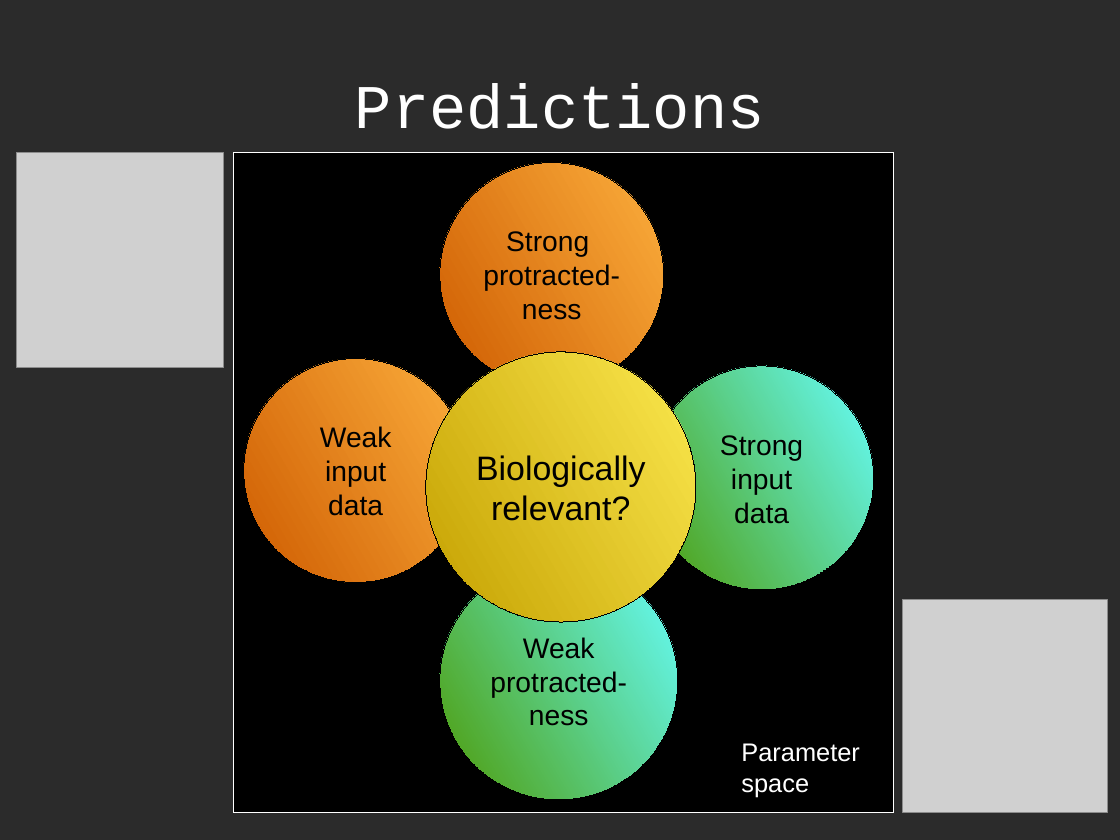
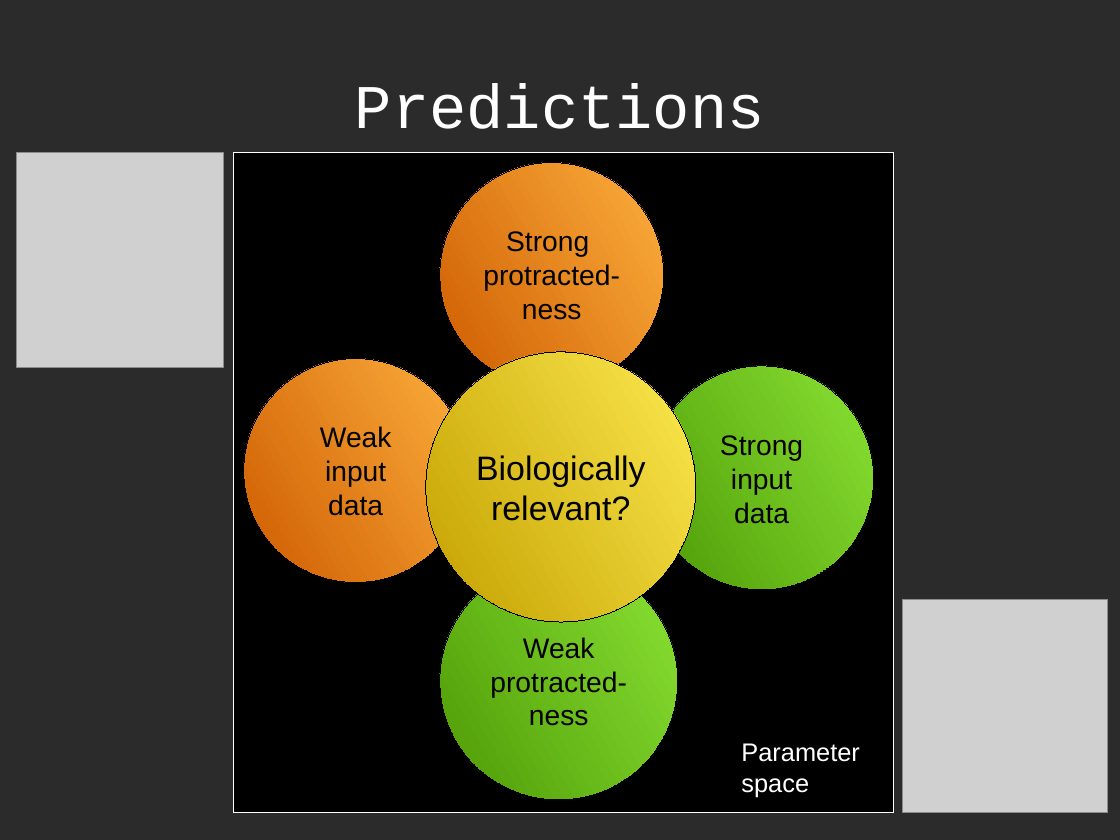
Before and after one commit to richelbilderbeek/Science, a slide deck: slide 14 of Bilderbeek20170213TresMeeting/20170213TresMeeting.odp (slide 13 before the commit). Drawn at 1120x840 pixels with LibreOffice and Linux fonts; fonts in the diff are those of the drawing; grey boxes stand for pictures; background and template pictures are left out; a plain dark background stands for a picture behind light text. Boxes give left, top, right and bottom in pixels: in the first picture for what was removed or moved away, otherwise in the second. Text is boxed around its words. In the diff, an @@ line names an element or a change of style, - is before the commit and + after.

```diff
--- a/Bilderbeek20170213TresMeeting/20170213TresMeeting.odp
+++ b/Bilderbeek20170213TresMeeting/20170213TresMeeting.odp
@@ ellipse "Strong" at (650,366,874,589): fill gradient #66FFFF to #4E9A06 to gradient #8AE234 to #4E9A06 @@
@@ ellipse "Weak" at (440,562,678,800): fill gradient #66FFFF to #4E9A06 to gradient #8AE234 to #4E9A06 @@
```
Also in this commit, not shown: 3 other slides changed, 5 slides added, 2 slides removed, 5 other files.
